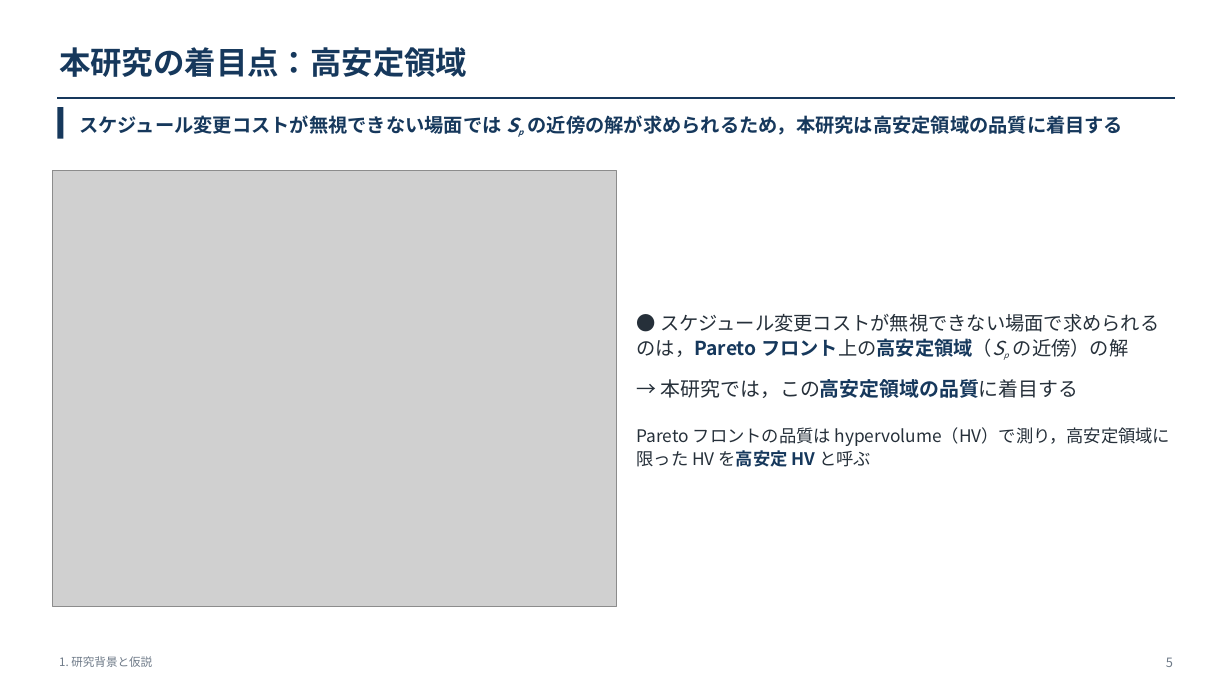
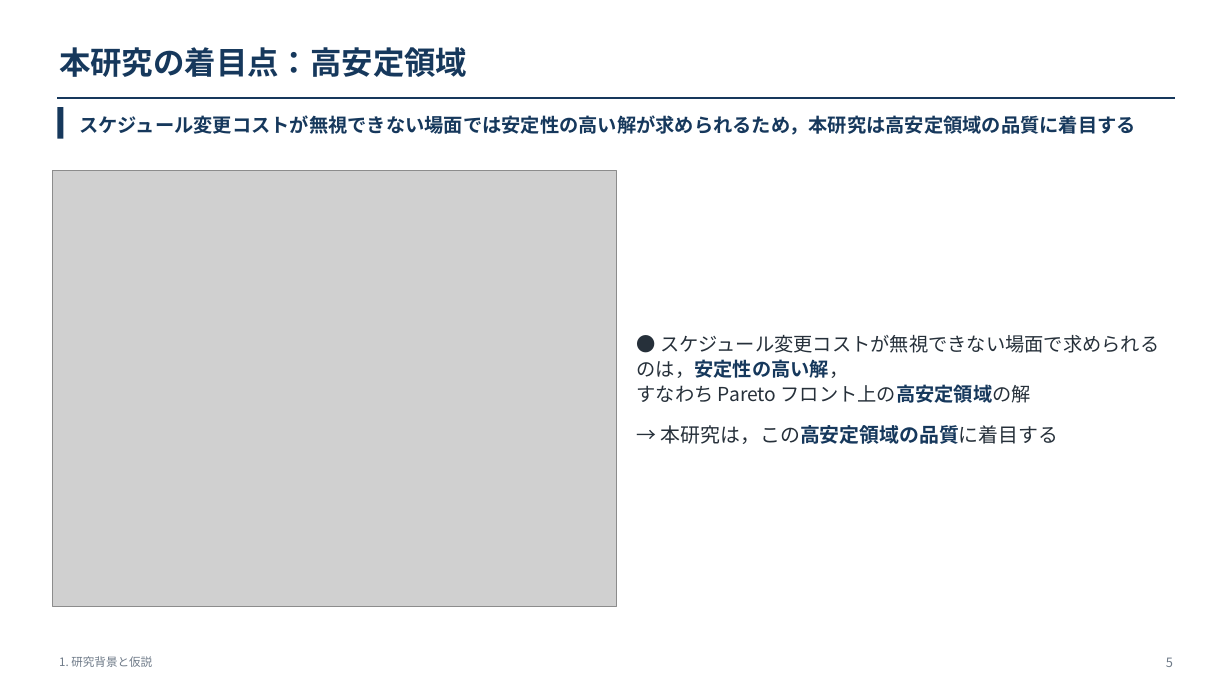
Before and after one commit to kitotakumi/stability_scheduling, a slide deck: slide 5 of doc/presentation_materials/JIMA2026fall_発表.pptx. Drawn at 1232x693 pixels with LibreOffice and Linux fonts; fonts in the diff are those of the drawing; grey boxes stand for pictures. Boxes give left, top, right and bottom in pixels: in the first picture for what was removed or moved away, otherwise in the second. Text is boxed around its words. In the diff, an @@ line names an element or a change of style, - is before the commit and + after.

```diff
--- a/doc/presentation_materials/JIMA2026fall_発表.pptx
+++ b/doc/presentation_materials/JIMA2026fall_発表.pptx
@@ text at [79,115,1135,135]: text changed @@
-スケジュール変更コストが無視できない場面では Sp の近傍の解が求められるため，本研究は高安定領域の品質に着目する
+スケジュール変更コストが無視できない場面では安定性の高い解が求められるため，本研究は高安定領域の品質に着目する
@@ text at [637,335,1159,444]: text changed @@
-● スケジュール変更コストが無視できない場面で求められるのは，Pareto フロント上の高安定領域（Sp の近傍）の解
-→ 本研究では，この高安定領域の品質に着目する
-Pareto フロントの品質は hypervolume（HV）で測り，高安定領域に限った HV を高安定 HV と呼ぶ
+● スケジュール変更コストが無視できない場面で求められるのは，安定性の高い解，
+すなわち Pareto フロント上の高安定領域の解
+→ 本研究は，この高安定領域の品質に着目する
```
Also in this commit, not shown: 27 other slides changed, 3 slides added, 12 other files.
